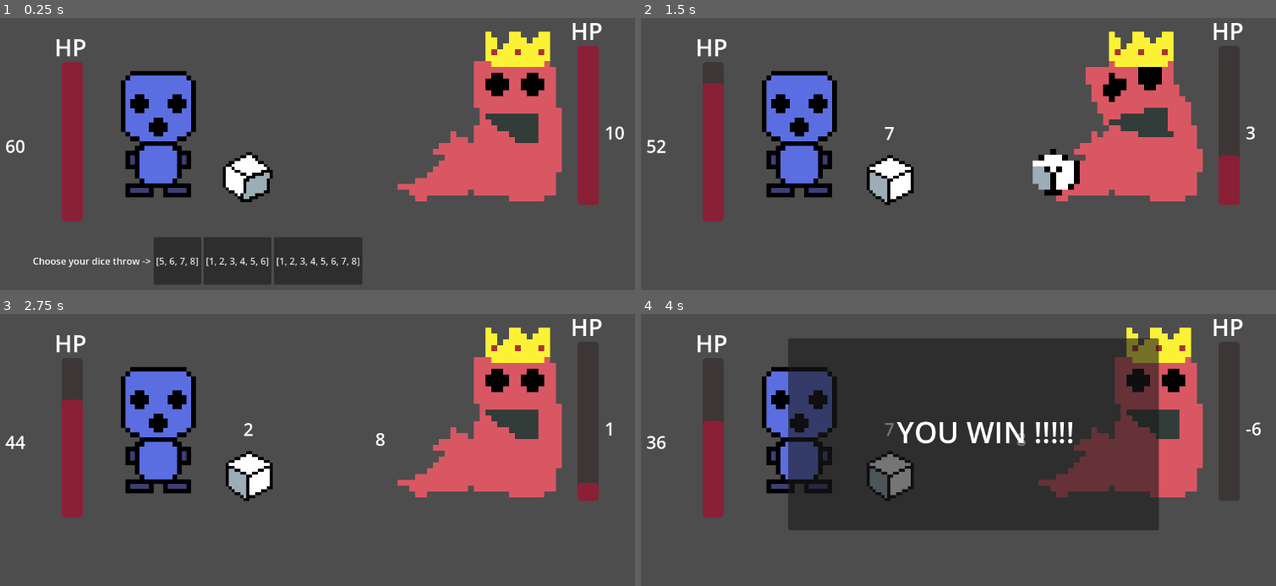
Above: before the commit, frames 1-4 (two rows, left to right).
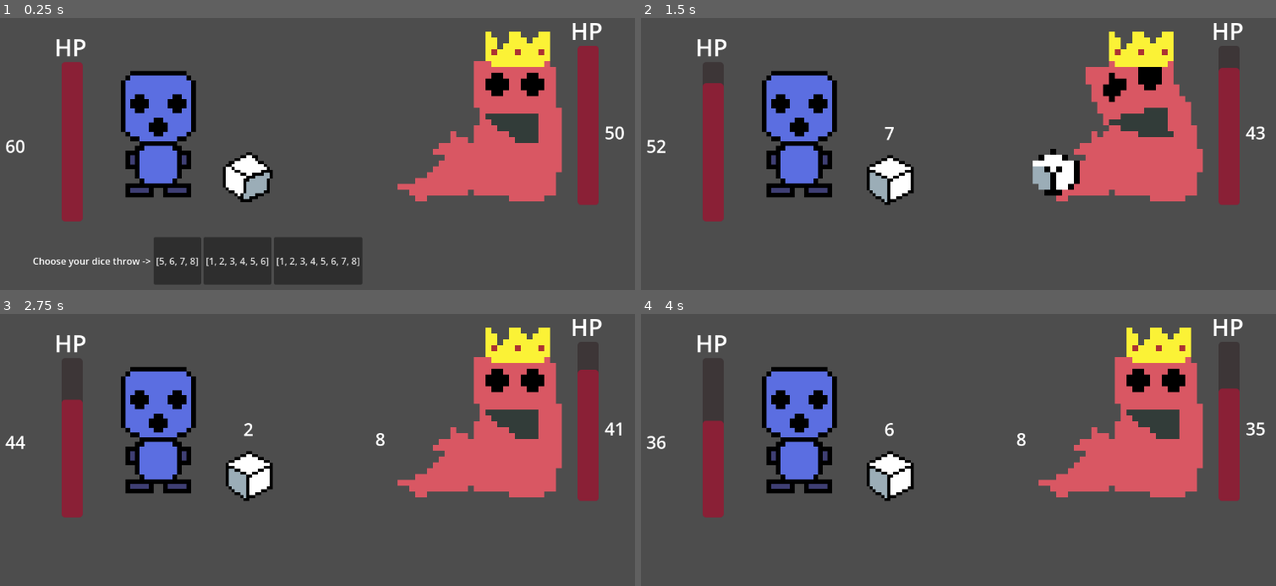
Above: after the commit, the same moments.

Repository: icvara/IMPROGAMEJAM2
Game: Godot game, scene res://Scenes/fightfinal_scene.tscn
The game is run twice, just before and just after one commit, with the same random seed, the same clock (stepped at 60 frames per second) and the same inputs. This scene is started directly instead of the project's main scene.
Inputs:
- Up to frame 1 (0.25 s): no input
- Up to frame 2 (1.5 s): click "[5, 6, 7, 8]" at 0.5 s
- Up to frame 3 (2.75 s): click "[1, 2, 3, 4, 5, 6]" at 2 s
- Up to frame 4 (4 s): tap Enter at 2.75 s; click "[1, 2, 3, 4, 5, 6, 7, 8]" at 3.5 s

The runs differ from the first frame. In frame 1, less than 0.1% of the frame differs, in the area x 95-97%, y 39-45%; in frame 2, 1.2%; in frame 3, 1.5%; in frame 4, 40%, in the area x 23-99%, y 9-80%.

Commit message:
add game over

Diff:
--- /dev/null
+++ b/impro_gamejam_2/Scenes/game_over.tscn
@@ -0,0 +1,41 @@
+[gd_scene load_steps=2 format=3 uid="uid://4qicbe5c33ux"]
+
+[ext_resource type="Script" uid="uid://ddw81pav4g4yi" path="res://Scripts/game_over.gd" id="1_ojehl"]
+
+[node name="GameOver" type="Control"]
+layout_mode = 3
+anchors_preset = 15
+anchor_right = 1.0
+anchor_bottom = 1.0
+grow_horizontal = 2
+grow_vertical = 2
+script = ExtResource("1_ojehl")
+
+[node name="ColorRect" type="ColorRect" parent="."]
+layout_mode = 1
+anchors_preset = 15
+anchor_right = 1.0
+anchor_bottom = 1.0
+grow_horizontal = 2
+grow_vertical = 2
+color = Color(0.18359, 0.18359, 0.18359, 1)
+
+[node name="Label" type="Label" parent="."]
+layout_mode = 0
+offset_left = 392.0
+offset_top = 203.0
+offset_right = 736.0
+offset_bottom = 286.0
+theme_override_font_sizes/font_size = 60
+text = "GAME OVER"
+
+[node name="Button" type="Button" parent="."]
+layout_mode = 0
+offset_left = 507.0
+offset_top = 348.0
+offset_right = 620.0
+offset_bottom = 398.0
+theme_override_font_sizes/font_size = 30
+text = "Restart"
+
+[connection signal="pressed" from="Button" to="." method="_on_button_pressed"]
--- a/impro_gamejam_2/Scripts/fight_scene.gd
+++ b/impro_gamejam_2/Scripts/fight_scene.gd
@@ -128,6 +128,9 @@
 			somtehing = true
 
 
+	if Save.Health <= 0:
+		get_tree().change_scene_to_file("res://Scenes/game_over.tscn")
+
 func Win():
 	pass
 	var random_numbers = [1,1,3]
--- a/impro_gamejam_2/Scripts/fightfinal_scene.gd
+++ b/impro_gamejam_2/Scripts/fightfinal_scene.gd
@@ -101,7 +101,7 @@
 
 func DiceButtonPressed (Dicename):
 	var dicesizevalue = Dicename.size()
-	var random_element = randi_range(1,dicesizevalue)
+	var random_element = randi_range(1,dicesizevalue-1)
 	print(Dicename)
 	var rng_effect = Dicename [str(random_element)]
 	$Monster1.HP -= rng_effect
@@ -126,7 +126,8 @@
 		if somtehing == false:
 			Win()
 			somtehing = true
-
+	if Save.Health <= 0:
+		get_tree().change_scene_to_file("res://Scenes/game_over.tscn")
 
 func Win():
 	pass
--- /dev/null
+++ b/impro_gamejam_2/Scripts/game_over.gd
@@ -0,0 +1,5 @@
+extends Control
+
+
+func _on_button_pressed() -> void:
+	get_tree().change_scene_to_file("res://Scenes/main_menu.tscn")
--- a/impro_gamejam_2/Scripts/monster_1.gd
+++ b/impro_gamejam_2/Scripts/monster_1.gd
@@ -1,5 +1,5 @@
 extends Node2D
-var HP = 10
+var HP = 50
 
 var value_dmg = 0
 
Not shown, added: impro_gamejam_2/Scripts/game_over.gd.uid
Not shown, added: impro_gamejam_2/export_presets.cfg
Not shown, added: export/dungeon_dice.console.exe
Not shown, added: export/dungeon_dice.exe
Not shown, added: export/impro_gamejam_2.console.exe
Not shown, added: export/impro_gamejam_2.exe
Not shown, added: export/impro_gamejam_2.pck
